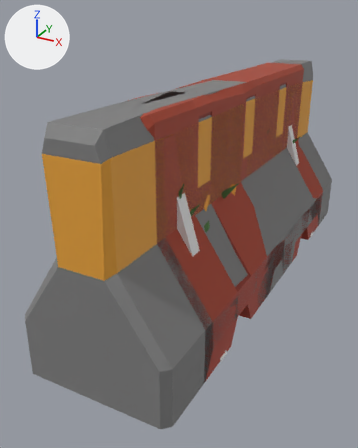
One commit to the glTF model sets/dividers/gltf-exports/dividers.glb: the scene before it, then after it.
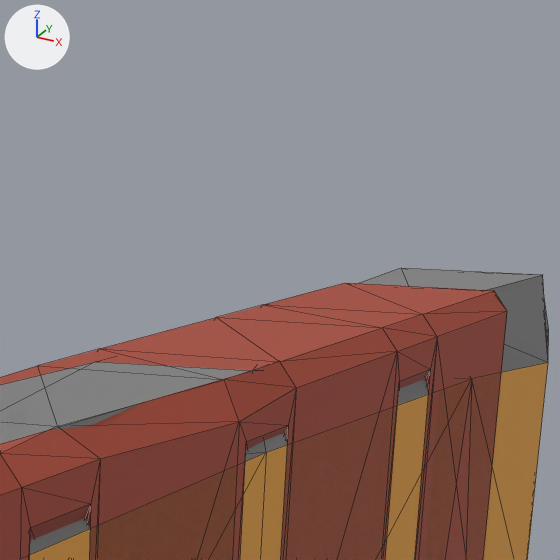
The first picture shows the older version from a 50 mm lens placed at (0.98, -2.25, 1.34), pointed at (-0.13, -0.23, 0.33). The close-ups show both versions on the part from 54% to 88% of the width and 0% to 28% of the height of that picture; other places that the commit changed are outside them. Arrows for +X, +Y and +Z are at upper left; the lights stay in place. The close-ups show mesh edges as thin lines.

In view in the first close-up: 'jersey-barrier-concrete', 'jersey-barrier-plastic'.
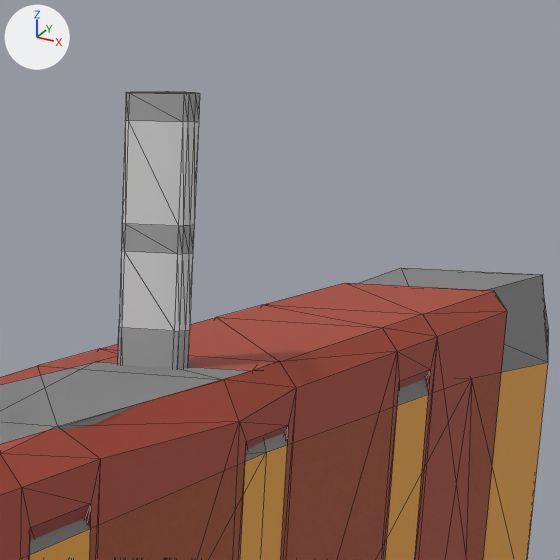
Where the change shows, as pixel boxes (x1, y1, x2, y2) in the close-ups (560 x 560 px):
'bollard', added: after (118, 92, 200, 369)

Diff of the bpy script that builds the scene:
```diff
--- a/sets/dividers/gltf-exports/dividers.glb.py
+++ b/sets/dividers/gltf-exports/dividers.glb.py
@@ me_bollard @@
+me_bollard.from_pydata(...)  # 204 vertices, 361 faces; spans x -0.099..0.099, y -0.1..0.1, z 0.0..1.281
+me_bollard.materials.append(mat_atlas_colors)  # picture img_atlas_colors_diffuse
@@ ob_bollard @@
+ob_bollard = bpy.data.objects.new('bollard', me_bollard)
+ob_bollard.location = (0.0, 0.0, 0.0)
```
